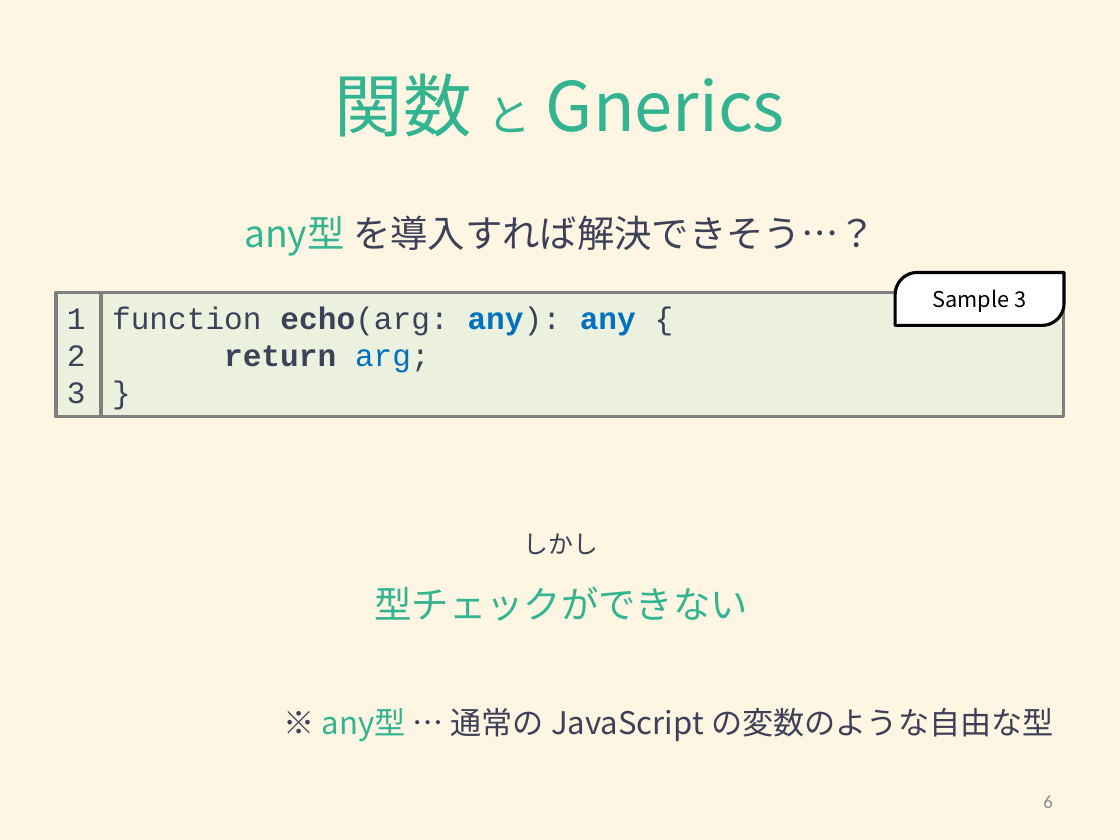
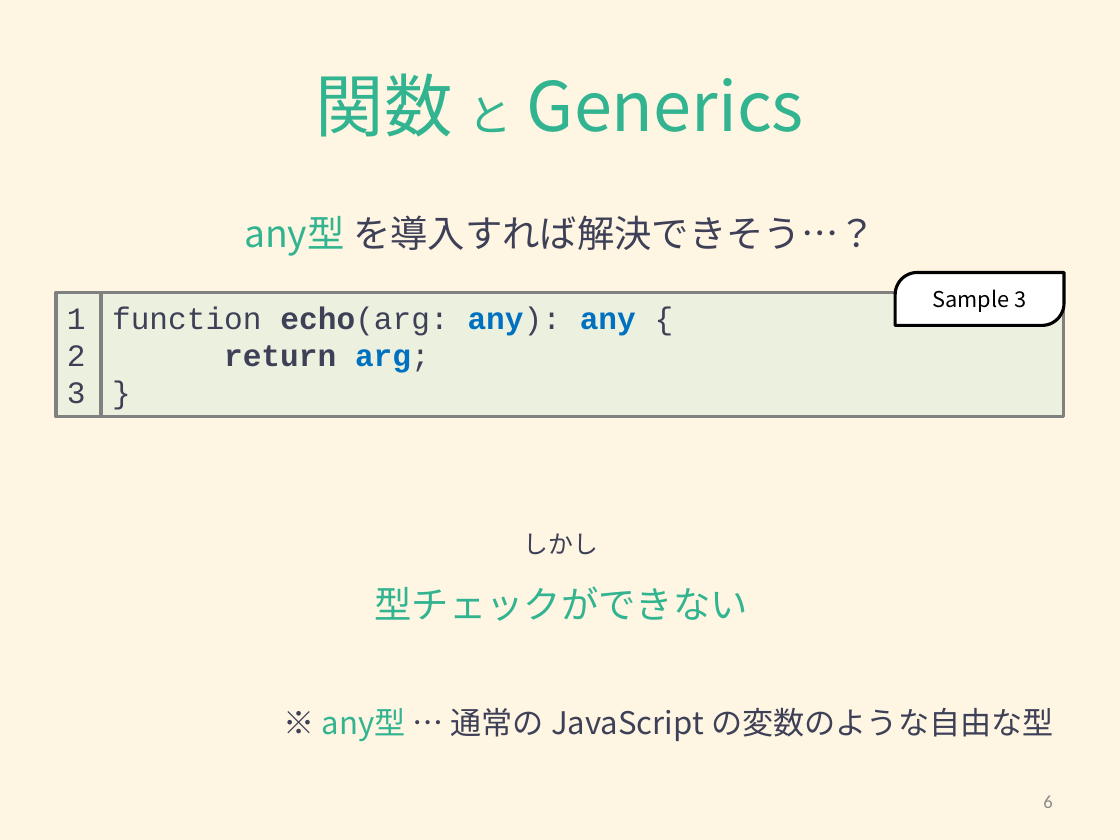
Before and after one commit to Hikari-Kubota/sandbox-todo-ts-angular, a slide deck: slide 6 of typescript/typescript_generics.pptx. Drawn at 1120x840 pixels with LibreOffice and Linux fonts; fonts in the diff are those of the drawing. Boxes give left, top, right and bottom in pixels: in the first picture for what was removed or moved away, otherwise in the second. Text is boxed around its words. In the diff, an @@ line names an element or a change of style, - is before the commit and + after.

```diff
--- a/typescript/typescript_generics.pptx
+++ b/typescript/typescript_generics.pptx
@@ title at (316, 73, 804, 137): text changed @@
-関数 と Gnerics
+関数 と Generics
@@ text in rectangle at (224, 345, 430, 373): bold on in "arg;" @@
```
Also in this commit, not shown: 7 other slides changed, 3 other files.
